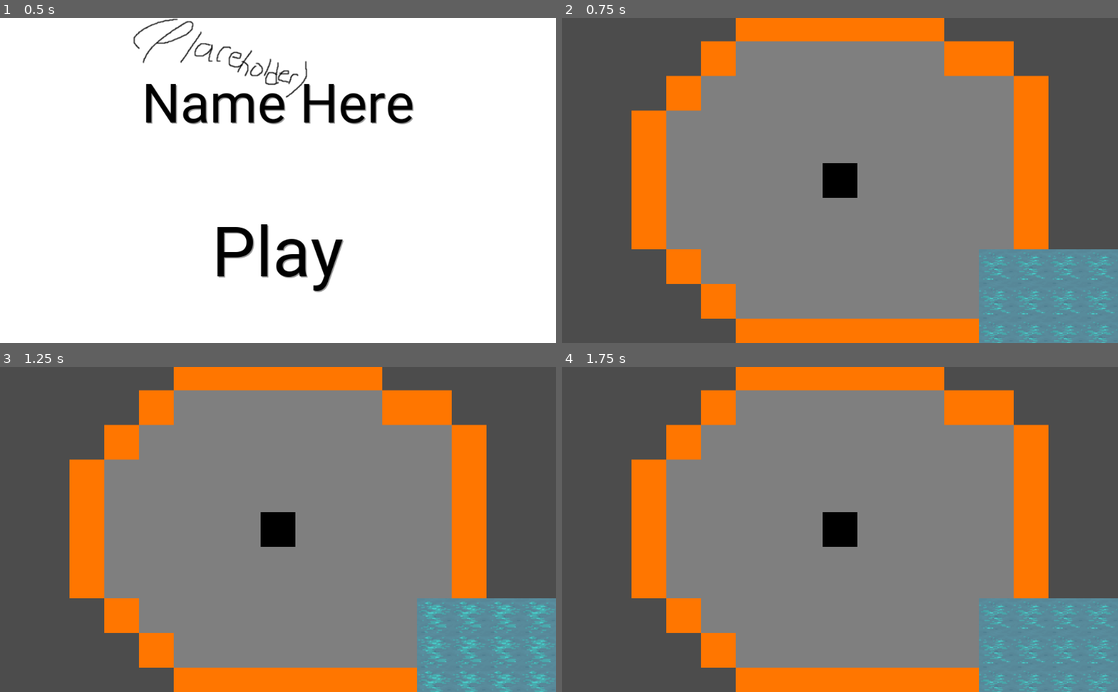
Above: before the commit, frames 1-4 (two rows, left to right).
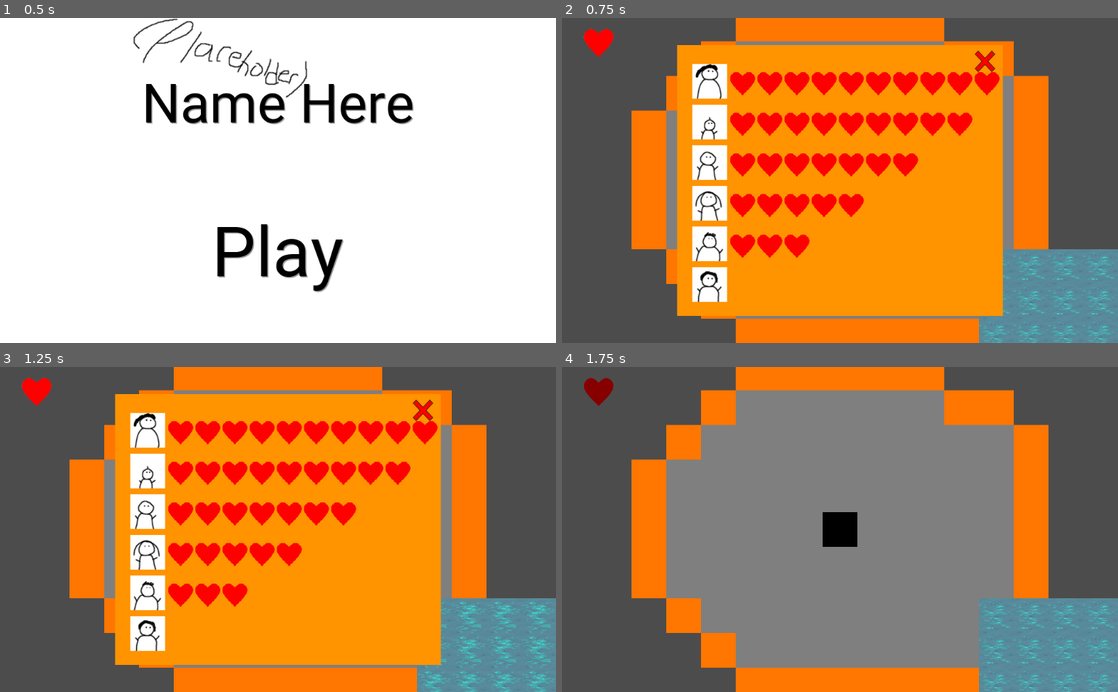
Above: after the commit, the same moments.

Repository: mariothedog/Game-Off-2019-Entry
Game: Godot game, scene res://Scenes/Main Menu.tscn
Two runs of this game, one before a commit and one after it. Both use one fixed random seed, a clock stepped at 60 frames per second and the inputs below.
Inputs (mouse positions are in pixels of both pictures, inside the frame that each line leads up to):
- Up to frame 1 (0.5 s): no input
- Up to frame 2 (0.75 s): click (840, 258) at 0.5 s
- Up to frame 3 (1.25 s): no input
- Up to frame 4 (1.75 s): click (600, 393) at 1.27 s

Frame 1 is identical in both runs. In frame 2, 49% of the frame differs, in the area x 3-80%, y 3-92%; in frame 3, 49%; in frame 4, 0.3%.

Commit message:
Affection Menu, Cleaned up .import

Diff:
--- /dev/null
+++ b/Scenes/HUD.gd
@@ -0,0 +1,49 @@
+extends CanvasLayer
+
+var npcs = [
+	["Alice", 5], # Affection level out of 10
+	["Ben", 3],
+	["Charlie", 7],
+	["Daniel", 9],
+	["Erin", 0],
+	["Freya", 10]
+	] # Will be removed once there are actual NPCs
+
+func _ready():
+	update_affection() # Will be called by a signal in the future
+
+func update_affection():
+	var npc_affection_node = $"Affection Background/NPC".duplicate()
+	#print(npc_affection_node.get_child_count())
+	$"Affection Background/NPC".queue_free()
+
+	npcs.sort_custom(self, "sort_second_descending")
+	for npc in npcs:
+		var name = npc[0]
+		var value = npc[1]
+		var portrait = load("res://Art/Placeholder/UI/%s.png" % name.to_lower())
+
+		npc_affection_node.rect_position.y += 75
+		npc_affection_node.texture = portrait
+
+		var heart = TextureRect.new()
+		heart.texture = load("res://Art/Placeholder/UI/Affection Meter.png")
+		heart.rect_position = Vector2(20, 15)
+		for i in range(value):
+			heart.rect_position.x += 50
+			npc_affection_node.add_child(heart)
+			heart = heart.duplicate()
+
+		$"Affection Background".add_child(npc_affection_node)
+		npc_affection_node = npc_affection_node.duplicate()
+		for child in npc_affection_node.get_children(): # So it doesn't keep the hearts from the previous npc
+			child.queue_free()
+
+func sort_second_descending(a, b):
+	return a[1] > b[1]
+
+func _on_Affection_Button_pressed():
+	$"Affection Background".visible = not $"Affection Background".visible
+
+func _on_Exit_Button_pressed():
+	$"Affection Background".hide()
--- /dev/null
+++ b/Scenes/HUD.tscn
@@ -0,0 +1,47 @@
+[gd_scene load_steps=7 format=2]
+
+[ext_resource path="res://Scenes/HUD.gd" type="Script" id=1]
+[ext_resource path="res://Art/Placeholder/UI/Affection Menu Icon.png" type="Texture" id=2]
+[ext_resource path="res://Art/Placeholder/UI/Affection Menu Icon Hover.png" type="Texture" id=3]
+[ext_resource path="res://Art/Placeholder/UI/Affection Menu Background.png" type="Texture" id=4]
+[ext_resource path="res://Art/Placeholder/UI/Exit Icon.png" type="Texture" id=5]
+[ext_resource path="res://Art/Placeholder/UI/alice.png" type="Texture" id=6]
+
+[node name="HUD" type="CanvasLayer"]
+script = ExtResource( 1 )
+
+[node name="Affection Button" type="TextureButton" parent="."]
+margin_left = 40.0
+margin_top = 20.0
+margin_right = 95.0
+margin_bottom = 52.0
+texture_normal = ExtResource( 2 )
+texture_hover = ExtResource( 3 )
+
+[node name="Affection Background" type="TextureRect" parent="."]
+anchor_left = 0.5
+anchor_top = 0.5
+anchor_right = 0.5
+anchor_bottom = 0.5
+margin_left = -300.0
+margin_top = -250.0
+margin_right = 300.0
+margin_bottom = 250.0
+texture = ExtResource( 4 )
+
+[node name="Exit Button" type="TextureButton" parent="Affection Background"]
+margin_left = 548.0
+margin_top = 10.0
+margin_right = 588.0
+margin_bottom = 50.0
+texture_normal = ExtResource( 5 )
+
+[node name="NPC" type="TextureRect" parent="Affection Background"]
+margin_left = 28.0
+margin_top = -40.0
+margin_right = 92.0
+margin_bottom = 24.0
+texture = ExtResource( 6 )
+
+[connection signal="pressed" from="Affection Button" to="." method="_on_Affection_Button_pressed"]
+[connection signal="pressed" from="Affection Background/Exit Button" to="." method="_on_Exit_Button_pressed"]
--- a/Scenes/Level.tscn
+++ b/Scenes/Level.tscn
@@ -1,8 +1,9 @@
-[gd_scene load_steps=4 format=2]
+[gd_scene load_steps=5 format=2]
 
 [ext_resource path="res://Scenes/Level.gd" type="Script" id=1]
 [ext_resource path="res://Tile Sets/Level.tres" type="TileSet" id=2]
 [ext_resource path="res://Scenes/Player.tscn" type="PackedScene" id=3]
+[ext_resource path="res://Scenes/HUD.tscn" type="PackedScene" id=4]
 
 [node name="Level" type="Node2D"]
 script = ExtResource( 1 )
@@ -14,3 +15,5 @@
 
 [node name="Player" parent="." instance=ExtResource( 3 )]
 position = Vector2( 0, 1 )
+
+[node name="HUD" parent="." instance=ExtResource( 4 )]
--- a/Scenes/Main Menu.tscn
+++ b/Scenes/Main Menu.tscn
@@ -1,7 +1,7 @@
 [gd_scene load_steps=6 format=2]
 
 [ext_resource path="res://Code/Main Menu.gd" type="Script" id=1]
-[ext_resource path="res://Art/Placeholder/UI/Background.png" type="Texture" id=2]
+[ext_resource path="res://Art/Placeholder/UI/Main Menu Background.png" type="Texture" id=2]
 [ext_resource path="res://Fonts/Roboto-Regular.ttf" type="DynamicFontData" id=3]
 
 [sub_resource type="DynamicFont" id=1]
Binary file added: Art/Placeholder/UI/Affection Menu Background.png
Not shown, changed: Art/Placeholder/UI/Affection Menu Background.png.import
Binary file added: Art/Placeholder/UI/Affection Menu Icon Hover.png
Not shown, added: Art/Placeholder/UI/Affection Menu Icon Hover.png.import
Binary file added: Art/Placeholder/UI/Affection Menu Icon.png
Not shown, added: Art/Placeholder/UI/Affection Menu Icon.png.import
Binary file added: Art/Placeholder/UI/Affection Meter.png
Not shown, added: Art/Placeholder/UI/Affection Meter.png.import
Binary file added: Art/Placeholder/UI/Exit Icon.png
Not shown, added: Art/Placeholder/UI/Exit Icon.png.import
Renamed: Art/Placeholder/UI/Background.png -> Art/Placeholder/UI/Main Menu Background.png
Not shown, added: Art/Placeholder/UI/Main Menu Background.png.import
(and 12 more such lines)
